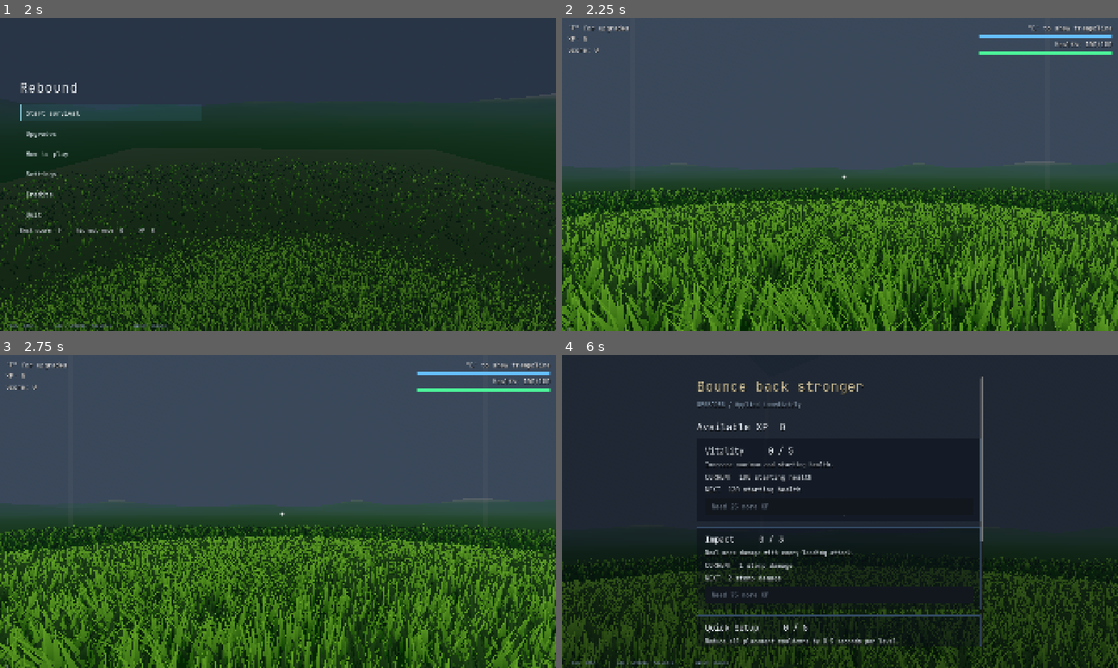
Above: before the commit, frames 1-4 (two rows, left to right).
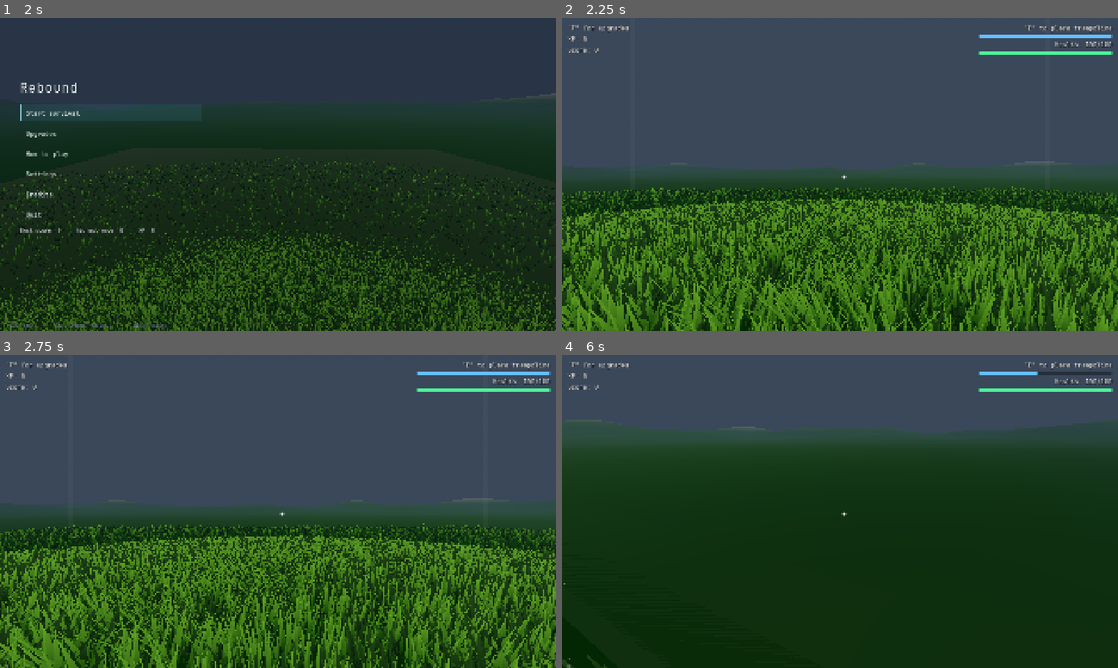
Above: after the commit, the same moments.

Repository: Error403Allowed/Rebound
Game: Godot game, scene res://UI/boot.tscn
Same seed, same stepped clock (60 frames per second), same inputs: the game is played once before the commit and once after it.
Inputs (mouse positions are in pixels of both pictures, inside the frame that each line leads up to):
- Up to frame 1 (2 s): click "Credits" at 0.5 s; click "Back to title" at 1.25 s
- Up to frame 2 (2.25 s): click "Start survival" at 2 s
- Up to frame 3 (2.75 s): no input
- Up to frame 4 (6 s): tap Enter at 2.75 s; move the mouse to (867, 511) at 2.77 s; hold W 2.78-5 s; tap E at 2.85 s; click (867, 511) at 2.92 s; tap Space at 3.02, 3.77 s; move the mouse to (812, 511) at 3.52 s; tap Q at 3.6 s; move the mouse to (851, 505) at 4.27 s; tap R at 4.35 s; click "OK" at 5 s; move the mouse to (834, 517) at 5.77 s; hold W from 5.78 s (still down); tap F at 5.85 s; click (834, 517) at 5.92 s

Frame 1 is identical in both runs. In frame 2, less than 0.1% of the frame differs, in the area x 83-92%, y 2-5%; in frame 3, less than 0.1%; in frame 4, 63%, in the area x 0-100%, y 0-100%.
Error after the commit: Parse Error: Function "_update_music" has the same name as a previously declared function. (res://Scenes/wave_manager.gd:97)

Commit message:
Add CC0 adaptive menu, combat and danger music

Diff:
--- /dev/null
+++ b/Assets/Audio/music_manager.gd
@@ -0,0 +1,54 @@
+extends Node
+
+const MENU_THEME := preload("res://Assets/Audio/Music/menu_theme.mp3")
+const COMBAT_THEME := preload("res://Assets/Audio/Music/combat_theme.mp3")
+const DANGER_THEME := preload("res://Assets/Audio/Music/danger_theme.mp3")
+
+var _players: Array[AudioStreamPlayer] = []
+var _active := 0
+var _current: AudioStream = null
+var _fade_tween: Tween
+
+func _ready() -> void:
+	process_mode = Node.PROCESS_MODE_ALWAYS
+	for index in 2:
+		var player := AudioStreamPlayer.new()
+		player.bus = "Master"
+		player.volume_db = -60.0
+		add_child(player)
+		_players.append(player)
+
+func play_menu() -> void:
+	_crossfade_to(MENU_THEME)
+
+func play_combat() -> void:
+	_crossfade_to(COMBAT_THEME)
+
+func play_danger() -> void:
+	_crossfade_to(DANGER_THEME)
+
+func stop_music() -> void:
+	if _fade_tween and _fade_tween.is_valid():
+		_fade_tween.kill()
+	for player in _players:
+		var tween := create_tween()
+		tween.tween_property(player, "volume_db", -60.0, 0.8)
+		tween.tween_callback(player.stop)
+	_current = null
+
+func _crossfade_to(stream: AudioStream) -> void:
+	if _current == stream:
+		return
+	_current = stream
+	if _fade_tween and _fade_tween.is_valid():
+		_fade_tween.kill()
+	var incoming := _players[1 - _active]
+	var outgoing := _players[_active]
+	_active = 1 - _active
+	incoming.stream = stream
+	incoming.volume_db = -60.0
+	incoming.play()
+	_fade_tween = create_tween().set_parallel()
+	_fade_tween.tween_property(incoming, "volume_db", -6.0, 1.2)
+	_fade_tween.tween_property(outgoing, "volume_db", -60.0, 1.2)
+	_fade_tween.chain().tween_callback(outgoing.stop)
--- a/Scenes/wave_manager.gd
+++ b/Scenes/wave_manager.gd
@@ -72,6 +72,7 @@
 			_start_wave()
 	else:
 		# enough of the wave is dead: move on, even if some enemies are still alive
+		_update_music()
 		if wave_kills >= wave_needed:
 			_end_wave()
 		elif to_spawn > 0 and alive < max_alive:
@@ -83,6 +84,24 @@
 				spawn_timer = spawn_interval
 	_update_hud()
 
+
+func _update_music() -> void:
+	if player == null:
+		return
+	var danger := alive >= 7 or wave >= 8 or float(player.health) / maxf(1.0, float(player.max_health)) < 0.35
+	if danger:
+		MusicManager.play_danger()
+	else:
+		MusicManager.play_combat()
+
+func _update_music() -> void:
+	if player == null:
+		return
+	var danger := alive >= 7 or wave >= 8 or float(player.health) / maxf(1.0, float(player.max_health)) < 0.35
+	if danger:
+		MusicManager.play_danger()
+	else:
+		MusicManager.play_combat()
 
 func _start_wave() -> void:
 	wave += 1
--- a/UI/ui_manager.gd
+++ b/UI/ui_manager.gd
@@ -173,6 +173,8 @@
 
 func show_title() -> void:
 	screen = "title"
+	MusicManager.play_menu()
+	MusicManager.play_menu()
 	get_tree().paused = false
 	_page("REBOUND")
 	_button(content, "START SURVIVAL", start_run)
@@ -236,6 +238,8 @@
 
 func start_run() -> void:
 	if loading: return
+	MusicManager.play_combat()
+	MusicManager.play_combat()
 	if not _bank_before_leaving(): return
 	get_tree().paused = false
 	screen = "loading"
@@ -389,6 +393,8 @@
 
 func show_results() -> void:
 	screen = "results"
+	MusicManager.play_menu()
+	MusicManager.play_menu()
 	var manager := _manager()
 	_page("NEW PERSONAL BEST" if manager.new_best else "RUN OVER")
 	_label(content, str(manager.score), 72)
@@ -413,6 +419,8 @@
 
 func leave_run() -> void:
 	if not _bank_before_leaving(): return
+	MusicManager.play_menu()
+	MusicManager.play_menu()
 	_clear_menu_world()
 	get_tree().paused = false
 	get_tree().change_scene_to_file("res://UI/boot.tscn")
--- a/project.godot
+++ b/project.godot
@@ -37,3 +37,5 @@
 Progression="*res://Progression/progression.gd"
 SettingsManager="*res://UI/settings_store.gd"
 UIManager="*res://UI/ui_manager.gd"
+MusicManager="*res://Assets/Audio/music_manager.gd"
+MusicManager="*res://Assets/Audio/music_manager.gd"
Not shown, added: Assets/Audio/Music/combat_theme.mp3
Not shown, added: Assets/Audio/Music/danger_theme.mp3
Not shown, added: Assets/Audio/Music/menu_theme.mp3
